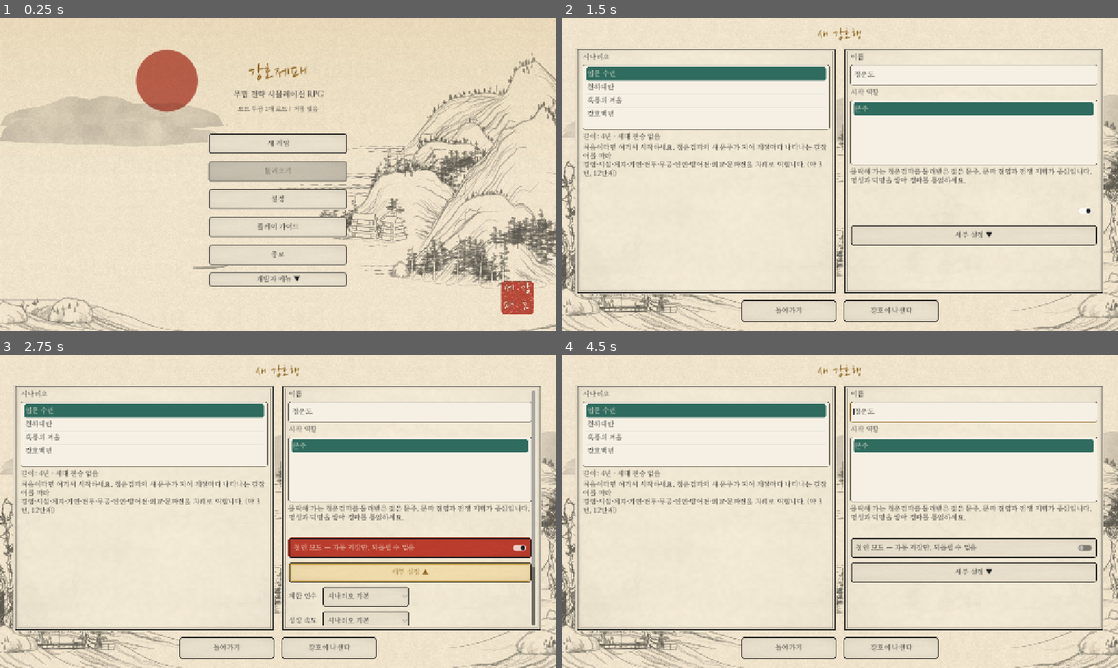
Above: before the commit, frames 1-4 (two rows, left to right).
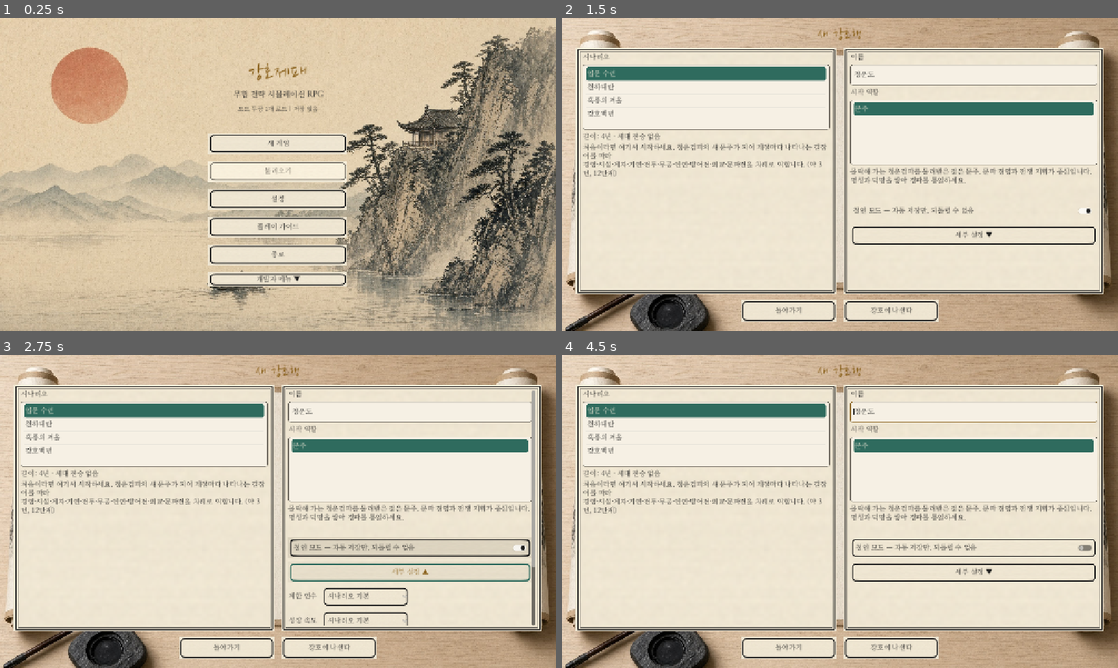
Above: after the commit, the same moments.

Repository: soulfactorx/StrongholdEmpire
Game: Godot game, scene res://scenes/main.tscn
The game is run twice, just before and just after one commit, with the same random seed, the same clock (stepped at 60 frames per second) and the same inputs.
Inputs:
- Up to frame 1 (0.25 s): no input
- Up to frame 2 (1.5 s): click "새 게임" at 0.5 s; click "철인 모드 — 자동 저장만, 되돌릴 수 없음" at 1.25 s
- Up to frame 3 (2.75 s): click "세부 설정 ▼" at 2 s
- Up to frame 4 (4.5 s): click "세부 설정 ▲" at 2.75 s; click "돌아가기" at 3.5 s; click "새 게임" at 4.25 s

The runs differ from the first frame. In frame 1, 67% of the frame differs, in the area x 0-100%, y 0-100%; in frame 2, 25%; in frame 3, 31%; in frame 4, 26%.

Commit message:
새 수묵담채 그림 세트 적용
- assets/art/ 아래 배경 8장·초상화 26장·세력 문장 4개·지형 타일·장기말·UI 텍스처를 프로젝트 소유자가 만든 그림으로 바꿨다
  (파일 이름·크기 규격이 같아 코드 수정 없이 교체됨. 큰 원본 hires는 저장소에 넣지 않음)
- 장기말 그림의 가운데가 비어 있으므로 한지색 원을 깔아 이름 글자가 지형 위에서도 보이게 했다
- 눌린 버튼도 밝은 한지 그림이라 글씨를 먹색으로 바꿨다
- 초상화에 이름이 없으므로 기연 팝업 초상화 아래에 인물 이름을 단다
- 출처 문서 갱신, 예전 절차적 생성기에 "실행하면 지금 그림을 덮어쓴다" 경고

Co-Authored-By: Claude Opus 5.5 <noreply@anthropic.com>
Claude-Session: https://claude.ai/code/session_01XbdTiwmV8RT66UTYn7Aesn

Diff:
--- a/scripts/Combat/combat_controller.gd
+++ b/scripts/Combat/combat_controller.gd
@@ -289,6 +289,16 @@
 	holder.position = Vector2(unit.grid_pos.x * GRID_SIZE + inset, unit.grid_pos.y * GRID_SIZE + inset)
 	holder.size = Vector2(TOKEN_SIZE, TOKEN_SIZE)
 	var kind: String = "player" if unit.is_player else ("ally" if unit.is_ally else "enemy")
+	# 장기말 그림은 가운데가 비어 있으므로 한지색 원을 깔아 글자가 지형 위에서도 보이게 한다.
+	var face := Panel.new()
+	var face_style := StyleBoxFlat.new()
+	face_style.bg_color = Color(_UiTheme.COLORS["bg_panel"], 0.92)
+	face_style.set_corner_radius_all(int(TOKEN_SIZE * 0.4))
+	face.add_theme_stylebox_override("panel", face_style)
+	face.position = holder.size * 0.1
+	face.size = holder.size * 0.8
+	face.mouse_filter = Control.MOUSE_FILTER_IGNORE
+	holder.add_child(face)
 	var body := TextureRect.new()
 	body.texture = ArtAssets.token(kind)
 	body.expand_mode = TextureRect.EXPAND_IGNORE_SIZE
--- a/scripts/UI/event_popup.gd
+++ b/scripts/UI/event_popup.gd
@@ -7,6 +7,7 @@
 @onready var choice_box: VBoxContainer = %ChoiceBox
 ## 기연에 얽힌 인물의 초상화 (없으면 숨긴다)
 var portrait: TextureRect
+var portrait_name: Label
 ## 긴 설명(길잡이 등)은 끌어서 스크롤한다. 높이는 내용에 맞추되 화면의 이 비율을 넘지 않는다.
 var desc_scroll: ScrollContainer
 const DESC_MAX_HEIGHT_RATIO := 0.5
@@ -27,7 +28,15 @@
 	portrait.expand_mode = TextureRect.EXPAND_IGNORE_SIZE
 	portrait.stretch_mode = TextureRect.STRETCH_KEEP_ASPECT_CENTERED
 	portrait.size_flags_vertical = Control.SIZE_SHRINK_BEGIN
-	row.add_child(portrait)
+	# 초상화 그림에는 이름이 없으므로 아래에 이름을 단다.
+	var portrait_box := VBoxContainer.new()
+	portrait_box.size_flags_vertical = Control.SIZE_SHRINK_BEGIN
+	portrait_box.add_child(portrait)
+	portrait_name = Label.new()
+	portrait_name.horizontal_alignment = HORIZONTAL_ALIGNMENT_CENTER
+	UiTheme.set_font_size(portrait_name, 16)
+	portrait_box.add_child(portrait_name)
+	row.add_child(portrait_box)
 	content.size_flags_horizontal = Control.SIZE_EXPAND_FILL
 	# reparent는 owner를 지켜 %이름 찾기가 계속 된다.
 	content.reparent(row, false)
@@ -47,6 +56,8 @@
 	var npc_id: String = str(event_data.get("npc", ""))
 	portrait.texture = ArtAssets.portrait(npc_id) if not npc_id.is_empty() else null
 	portrait.visible = portrait.texture != null
+	portrait_name.text = NpcRoster.get_display_name(npc_id) if portrait.visible else ""
+	portrait_name.visible = portrait.visible
 	title_label.text = event_data.get("title", "기연")
 	desc_label.text = event_data.get("description", "")
 	desc_scroll.scroll_vertical = 0
--- a/scripts/UI/ui_theme.gd
+++ b/scripts/UI/ui_theme.gd
@@ -47,8 +47,8 @@
 		theme.set_color("font_color", type, COLORS["text_primary"])
 		theme.set_color("font_focus_color", type, COLORS["text_primary"])
 		theme.set_color("font_hover_color", type, COLORS["accent_gold"])
-		theme.set_color("font_pressed_color", type, COLORS["text_on_ink"])
-		theme.set_color("font_hover_pressed_color", type, COLORS["text_on_ink"])
+		theme.set_color("font_pressed_color", type, COLORS["text_primary"])
+		theme.set_color("font_hover_pressed_color", type, COLORS["text_primary"])
 		theme.set_color("font_disabled_color", type, COLORS["text_muted"])
 		for state in ["normal", "hover", "pressed", "disabled", "focus"]:
 			theme.set_stylebox(state, type, _button_style(state))
@@ -141,7 +141,7 @@
 	style.content_margin_bottom = vertical
 
 
-## 버튼 상태별 모양: 한지 바탕에 먹 테두리, 가리키면 황토 테, 누르면 주홍.
+## 버튼 상태별 모양: 한지 바탕에 먹 테두리. 누른 상태도 밝은 한지라 글씨는 늘 먹색이다.
 static func _button_style(state: String) -> StyleBox:
 	if state == "focus":
 		var focus := StyleBoxFlat.new()
@@ -155,7 +155,7 @@
 		var flat := StyleBoxFlat.new()
 		flat.bg_color = {
 			"normal": COLORS["bg_panel"], "hover": Color("#f5e2b8"),
-			"pressed": COLORS["accent_red"], "disabled": Color("#d6cdbb"),
+			"pressed": Color("#d9cdb4"), "disabled": Color("#d6cdbb"),
 		}[state]
 		flat.border_color = COLORS["text_muted"] if state == "disabled" else COLORS["text_primary"]
 		flat.set_border_width_all(1)
@@ -177,8 +177,8 @@
 	# 키보드·게임패드 포커스가 있을 때도 먹 글씨로 (기본값은 흰 글씨라 한지 바탕에서 안 보인다)
 	button.add_theme_color_override("font_focus_color", COLORS["text_primary"])
 	button.add_theme_color_override("font_hover_color", COLORS["accent_gold"])
-	button.add_theme_color_override("font_pressed_color", COLORS["text_on_ink"])
-	button.add_theme_color_override("font_hover_pressed_color", COLORS["text_on_ink"])
+	button.add_theme_color_override("font_pressed_color", COLORS["text_primary"])
+	button.add_theme_color_override("font_hover_pressed_color", COLORS["text_primary"])
 
 
 static func style_label_title(label: Label, size: int = 24) -> void:
Binary file changed: assets/art/bg/combat.jpg
Binary file changed: assets/art/bg/ending.jpg
Binary file changed: assets/art/bg/hub.jpg
Binary file changed: assets/art/bg/main_menu.jpg
Binary file changed: assets/art/bg/scroll.jpg
Binary file changed: assets/art/bg/study.jpg
Binary file changed: assets/art/bg/war.jpg
Binary file changed: assets/art/bg/world.jpg
Binary file changed: assets/art/emblems/cheonma.png
Binary file changed: assets/art/emblems/heukpung.png
Binary file changed: assets/art/emblems/namgung.png
Binary file changed: assets/art/emblems/qingyun.png
(and 45 more such lines)
